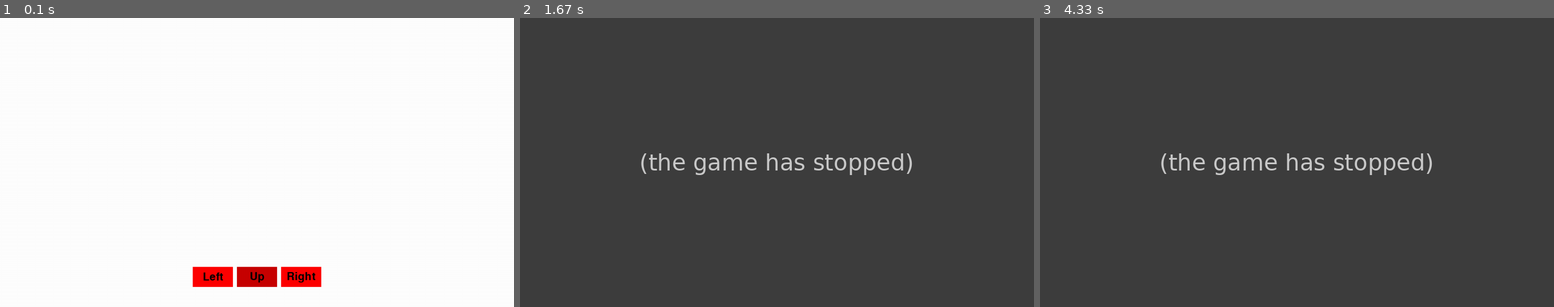
Above: before the commit, frames 1-3 (left to right).
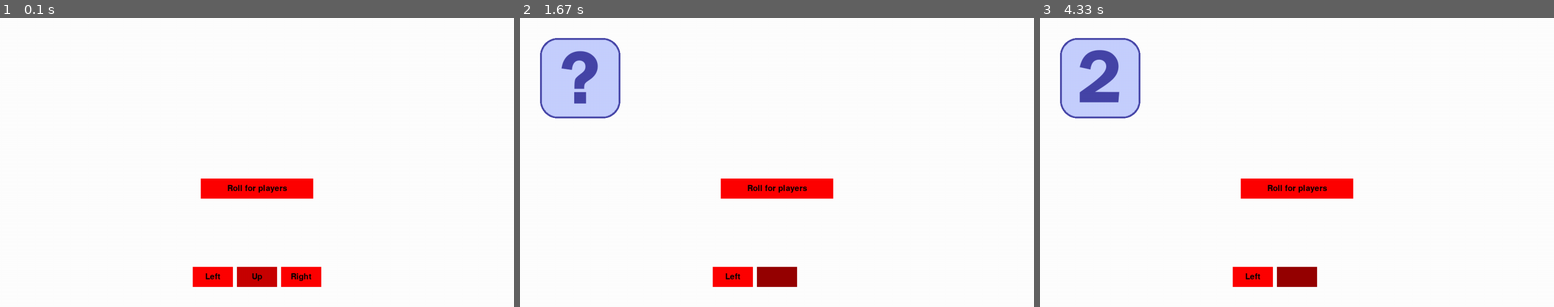
Above: after the commit, the same moments.

Repository: 0932938/Project2.2
Game: pygame game, started from PythonApplication10/PythonApplication10/PythonApplication10.py
Same seed, same stepped clock (60 frames per second), same inputs: the game is played once before the commit and once after it.
Inputs (mouse positions are in pixels of both pictures, inside the frame that each line leads up to):
- Up to frame 1 (0.1 s): no input
- Up to frame 2 (1.67 s): press the mouse at (777, 188) at 0.37 s; move the mouse to (782, 217) at 0.47 s; release the mouse at (792, 246) at 0.6 s; tap Enter at 0.67 s; press the mouse at (777, 278) at 1.03 s; move the mouse to (818, 200) at 1.13 s; release the mouse at (859, 122) at 1.27 s
- Up to frame 3 (4.33 s): no input

The runs differ from the first frame. In frame 1, 1.8% of the frame differs, in the area x 39-62%, y 55-92%; in frame 2, 100%, in the area x 0-100%, y 0-100%; in frame 3, 100%.
Before the commit the program exited at 1.03 s; later frames show no game.

Commit message:
Add files via upload

Diff:
--- a/PythonApplication10/PythonApplication10/PythonApplication10.py
+++ b/PythonApplication10/PythonApplication10/PythonApplication10.py
@@ -14,14 +14,30 @@
 black = (0,0,0)
 white = (255,255,255)
 
-red = (150,0,0)
-light_red = (200,0,0)
-bright_red = (255,0,0)
+dark_red    = (150,0,0)
+red         = (200,0,0)
+light_red   = (255,0,0)
+
+dark_blue   = (0,0,200)
+blue        = (0,50,255)
+light_blue  = (0,100,255)
+
+dark_green   = (0,150,0)
+green        = (0,200,0)
+light_green  = (0,255,0)
+
+dark_yellow   = (150,150,0)
+yellow        = (255,255,0)
+light_yellow  = (255,255,100)
+
+Dice_resize = (200,200)
+Medal_resize = (200,50)
 
 gameDisplay = pygame.display.set_mode((display_width,display_height))
 clock = pygame.time.Clock()
 
 #images
+#dices
 dobbelNiks = pygame.image.load('DObelsteen niks.png')
 dobbelImg1 = pygame.image.load('DObelsteen 1.png')
 dobbelImg2 = pygame.image.load('DObelsteen 2.png')
@@ -29,6 +45,37 @@
 dobbelImg4 = pygame.image.load('DObelsteen 4.png')
 dobbelImg5 = pygame.image.load('DObelsteen 5.png')
 dobbelImg6 = pygame.image.load('DObelsteen 6.png')
+
+#resize dice
+dobbelNiks = pygame.transform.scale(dobbelNiks, Dice_resize)
+dobbelImg1 = pygame.transform.scale(dobbelImg1, Dice_resize)
+dobbelImg2 = pygame.transform.scale(dobbelImg2, Dice_resize)
+dobbelImg3 = pygame.transform.scale(dobbelImg3, Dice_resize)
+dobbelImg4 = pygame.transform.scale(dobbelImg4, Dice_resize)
+dobbelImg5 = pygame.transform.scale(dobbelImg5, Dice_resize)
+dobbelImg6 = pygame.transform.scale(dobbelImg6, Dice_resize)
+
+#medals
+Medal_speler_1 = pygame.image.load('Medal Speler 1.png')
+Medal_speler_2 = pygame.image.load('Medal Speler 2.png')
+Medal_speler_3 = pygame.image.load('Medal Speler 3.png')
+Medal_speler_4 = pygame.image.load('Medal Speler 4.png')
+
+MedalGold_speler_1 = pygame.image.load('Medal First Speler 1.png')
+MedalGold_speler_2 = pygame.image.load('Medal First Speler 2.png')
+MedalGold_speler_3 = pygame.image.load('Medal First Speler 3.png')
+MedalGold_speler_4 = pygame.image.load('Medal First Speler 4.png')
+
+#resize medals
+Medal_speler_1 = pygame.transform.scale(Medal_speler_1, Medal_resize)
+Medal_speler_2 = pygame.transform.scale(Medal_speler_2, Medal_resize)
+Medal_speler_3 = pygame.transform.scale(Medal_speler_3, Medal_resize)
+Medal_speler_4 = pygame.transform.scale(Medal_speler_4, Medal_resize)
+
+MedalGold_speler_1 = pygame.transform.scale(MedalGold_speler_1, Medal_resize)
+MedalGold_speler_2 = pygame.transform.scale(MedalGold_speler_2, Medal_resize)
+MedalGold_speler_3 = pygame.transform.scale(MedalGold_speler_3, Medal_resize)
+MedalGold_speler_4 = pygame.transform.scale(MedalGold_speler_4, Medal_resize)
 
 #players
 playerturn = ['1','2','3','4','5','6']
@@ -61,35 +108,75 @@
     gameDisplay.blit(dobbelImg6,(x,y))
     aantal_ogen = 6
 
+#medal display
+def Medals():
+    gameDisplay.blit(Medal_speler_1,(50, 260))
+    gameDisplay.blit(Medal_speler_2,(270, 260))
+    gameDisplay.blit(Medal_speler_3,(490, 260))
+    gameDisplay.blit(Medal_speler_4,(710, 260))
+
+def MedalGold1():
+    gameDisplay.blit(MedalGold_speler_1,(50, 260))
+def MedalGold2():
+    gameDisplay.blit(MedalGold_speler_2,(270, 260))
+def MedalGold3():
+    gameDisplay.blit(MedalGold_speler_3,(490, 260))
+def MedalGold4():
+    gameDisplay.blit(MedalGold_speler_4,(710, 260))
+
+#uitkomst van de dobbelstenen
+def beginroll_uitkomst(z,x,y):
+    if z == '1':
+        dobbel1(x,y)
+    elif z == '2':
+        dobbel2(x,y)
+    elif z == '3':
+        dobbel3(x,y)
+    elif z == '4':
+        dobbel4(x,y)
+    elif z == '5':
+        dobbel5(x,y)
+    else:
+        dobbel6(x,y)
+
 #begin
 def beginroll():
     a = random.choice(playerturn)
     print (a)
     playerturn.remove(a)
+    beginroll_uitkomst(a,50,50)
 
     b = random.choice(playerturn)
     print (b)
     playerturn.remove(b)
+    beginroll_uitkomst(b,270,50)
 
     c = random.choice(playerturn)
     print (c)
     playerturn.remove(c)
+    beginroll_uitkomst(c,490,50)
 
     d = random.choice(playerturn)
     print (d)
     playerturn.remove(d)
+    beginroll_uitkomst(d,710,50)
+
+    Medals()
 
     playerlist = [a,b,c,d]
     first_player = max(playerlist)
     if first_player == a:
         print("Speler 1 begint")
+        MedalGold1()
     elif first_player == b:
         print("Speler 2 begint")
+        MedalGold2()
     elif first_player == c:
         print("Speler 3 begint")
+        MedalGold3()
     else:
         print("Speler 4 begint")
-    quitgame()
+        MedalGold4()
 
 #verplaatsing richting
 def steen():
@@ -119,19 +206,49 @@
     steen()
 def go_up():
     direction = "up"
-    beginroll()
+    steen()
 def go_right():
     direction = "right"
     steen()
 
 def lopen():
-    button("Left",  480,620,100,50,bright_red,  light_red, go_left)
-    button("Up",    590,620,100,50,light_red,   red,       go_up)
-    button("Right", 700,620,100,50,bright_red,  light_red, go_right)
-
+    button("Left",  480,620,100,50,light_red,red,go_left)
+    button("Up",    590,620,100,50,red,dark_red,go_up)
+    button("Right", 700,620,100,50,light_red,red,go_right)
+
+def Start_game():
+    button("Roll for players", 500,400,280,50,light_red,  red, beginroll)
+
+def paused():
+
+    largeText = pygame.font.SysFont(None,300)
+    TextSurf, TextRect = text_objects("Paused", largeText)
+    TextRect.center = ((display_width/2),(display_height/2 - 50))
+    gameDisplay.blit(TextSurf, TextRect)
+
+
+    while pause:
+        for event in pygame.event.get():
+
+            if event.type == pygame.QUIT:
+                pygame.quit()
+                quit()
+
+        button("Continue",  325,500,150,50,dark_red,light_red,unpause)
+        button("Go to menu",485,500,150,50,dark_blue,light_blue,game_intro)
+        button("Instructions",645,500,150,50,dark_green,light_green,instructies)
+        button("Quit",      805,500,150,50,dark_yellow,light_yellow,quitgame)
+
+        pygame.display.update()
+        clock.tick(15)
+
+def unpause():
+    global pause
+    pause = False
 
 #main game loop
 def game_loop():
+    global pause
     x = (display_width * 0.45)
     y = (display_height * 0.8)
 
@@ -145,10 +262,15 @@
             if event.type == pygame.QUIT:
                 quitgame()
 
-        x += x_change
-        gameDisplay.fill(white)
-
-        lopen()
+            gameDisplay.fill(white)
+
+            Start_game()
+            lopen()
+            if event.type == pygame.KEYDOWN:
+                if event.key == pygame.K_p:
+                    pause = True
+                    paused()
+
 
         pygame.display.update()
         clock.tick(60)
@@ -166,7 +288,7 @@
     else:
         pygame.draw.rect(gameDisplay, ic,(x,y,w,h))
 
-    smallText = pygame.font.SysFont(None, 40)
+    smallText = pygame.font.SysFont(None, 30)
     textSurf, textRect = text_objects(msg, smallText)
     textRect.center = ( (x+(w/2)), (y+(h/2)) )
     gameDisplay.blit(textSurf, textRect)
Binary file added: PythonApplication10/PythonApplication10/Medal First Speler 1.png
Binary file added: PythonApplication10/PythonApplication10/Medal First Speler 2.png
Binary file added: PythonApplication10/PythonApplication10/Medal First Speler 3.png
Binary file added: PythonApplication10/PythonApplication10/Medal First Speler 4.png
Binary file added: PythonApplication10/PythonApplication10/Medal Speler 1.png
Binary file added: PythonApplication10/PythonApplication10/Medal Speler 2.png
Binary file added: PythonApplication10/PythonApplication10/Medal Speler 3.png
Binary file added: PythonApplication10/PythonApplication10/Medal Speler 4.png
